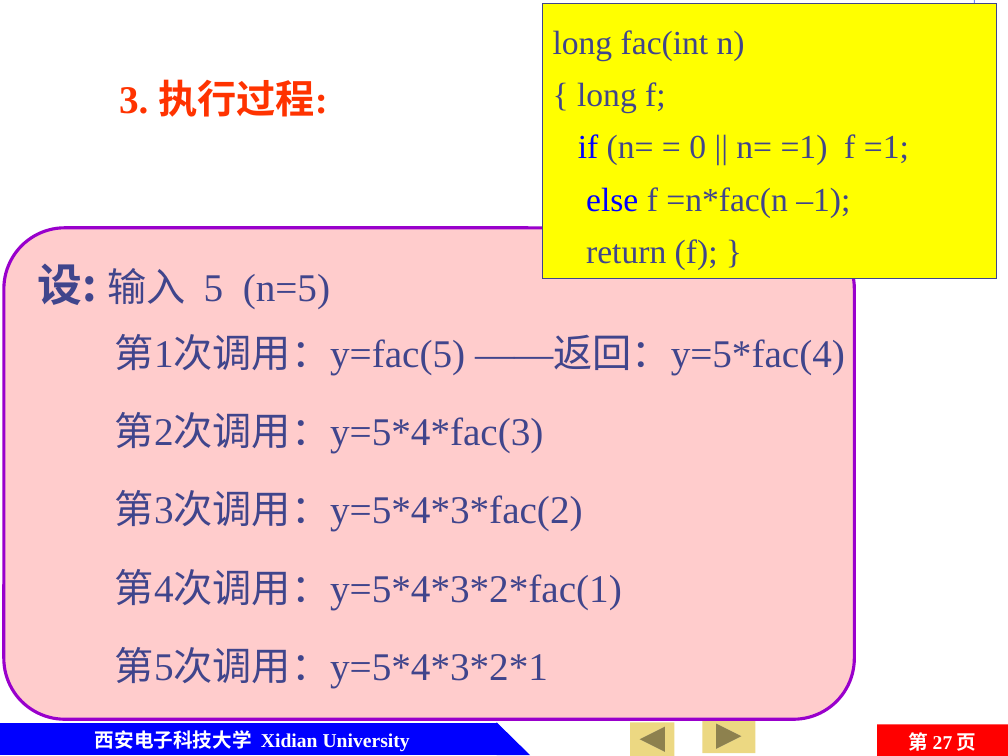
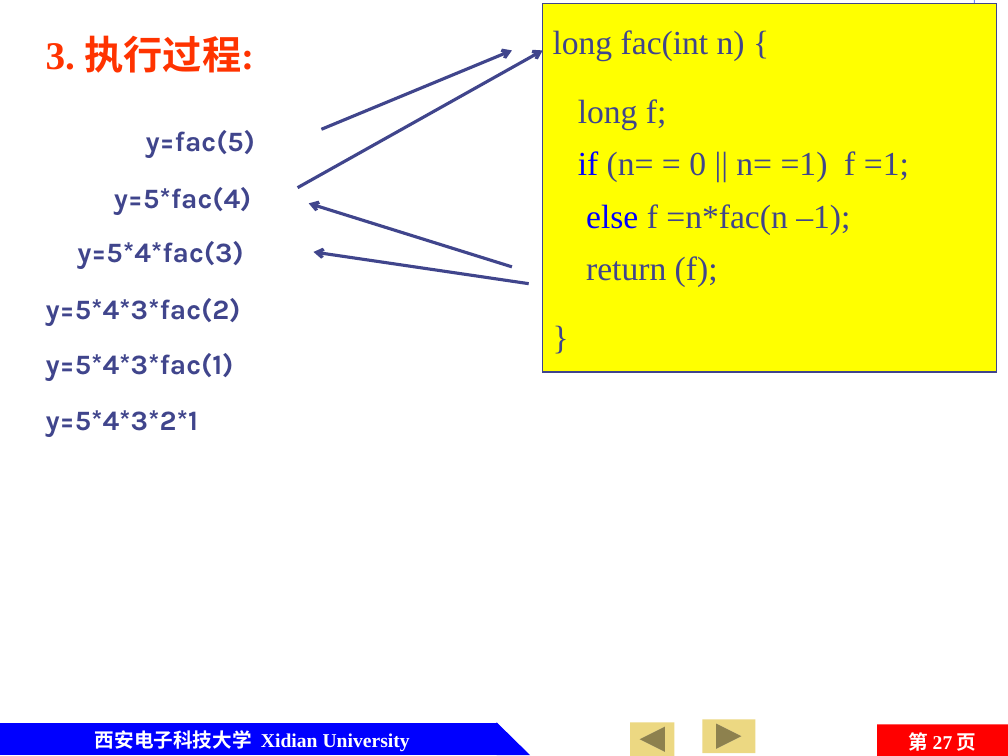
Before and after one commit to jtrfid/C-Repositories, a slide deck: slide 27 of 2016/C语言/课件/第7章 函数及变量存储类型.pptx. Drawn at 1008x756 pixels with LibreOffice and Linux fonts; fonts in the diff are those of the drawing; background and template pictures are left out. Boxes give left, top, right and bottom in pixels: in the first picture for what was removed or moved away, otherwise in the second. Text is boxed around its words. In the diff, an @@ line names an element or a change of style, - is before the commit and + after.

Commit message:
修订ch7，函数的递归调用

```diff
--- a/2016/C语言/课件/第7章 函数及变量存储类型.pptx
+++ b/2016/C语言/课件/第7章 函数及变量存储类型.pptx
@@ text "3. 执行过程:": place and size @@
-text "3. 执行过程:" at box(119, 79, 328, 117)
+text "3. 执行过程:" at box(46, 35, 255, 73)
@@ rectangle "long fac(int n) {": place and size @@
-rectangle "long fac(int n) {" at box(542, 3, 996, 278)
+rectangle "long fac(int n) {" at box(542, 3, 996, 372)
@@ arrow added from (297, 187) to (542, 50), #40458C 2.25 pt @@
@@ arrow added from (322, 129) to (512, 50), #40458C 2.25 pt @@
@@ text in rectangle at box(553, 30, 909, 287): text changed @@
-long fac(int n)
-{ long f;
-if (n= = 0 || n= =1) f =1;
-else f =n*fac(n –1);
-return (f); }
+long fac(int n) {
+long f;
+if (n= = 0 || n= =1) f =1;
+else f =n*fac(n –1);
+return (f);
+}
@@ text added at box(146, 130, 255, 158), 20 pt, text #40458C, bold @@
+y=fac(5)
@@ text added at box(114, 187, 252, 215), 20 pt, text #40458C, bold @@
+y=5*fac(4)
@@ arrow added from (512, 267) to (308, 204), #40458C 2.25 pt @@
@@ rounded rectangle removed at box(4, 228, 855, 720) @@
@@ text removed at box(37, 264, 330, 308) @@
-设: 输入 5 (n=5)
@@ text at box(77, 241, 243, 269): text changed; size 28 to 20 pt; font Times New Roman to Karla; bold on @@
-第2次调用：y=5*4*fac(3)
+y=5*4*fac(3)
@@ arrow added from (529, 283) to (313, 252), #40458C 2.25 pt @@
@@ text at box(46, 298, 241, 326): text changed; size 28 to 20 pt; font Times New Roman to Karla; bold on @@
-第3次调用：y=5*4*3*fac(2)
+y=5*4*3*fac(2)
@@ text at box(46, 353, 234, 381): text changed; size 28 to 20 pt; font Times New Roman to Karla; bold on @@
-第4次调用：y=5*4*3*2*fac(1)
+y=5*4*3*fac(1)
@@ text removed at box(115, 334, 845, 376) @@
-第1次调用：y=fac(5) ——返回：y=5*fac(4)
@@ text at box(46, 410, 198, 437): text changed; size 28 to 20 pt; font Times New Roman to Karla; bold on @@
-第5次调用：y=5*4*3*2*1
+y=5*4*3*2*1
```
Also in this commit, not shown: 2 other slides changed.
